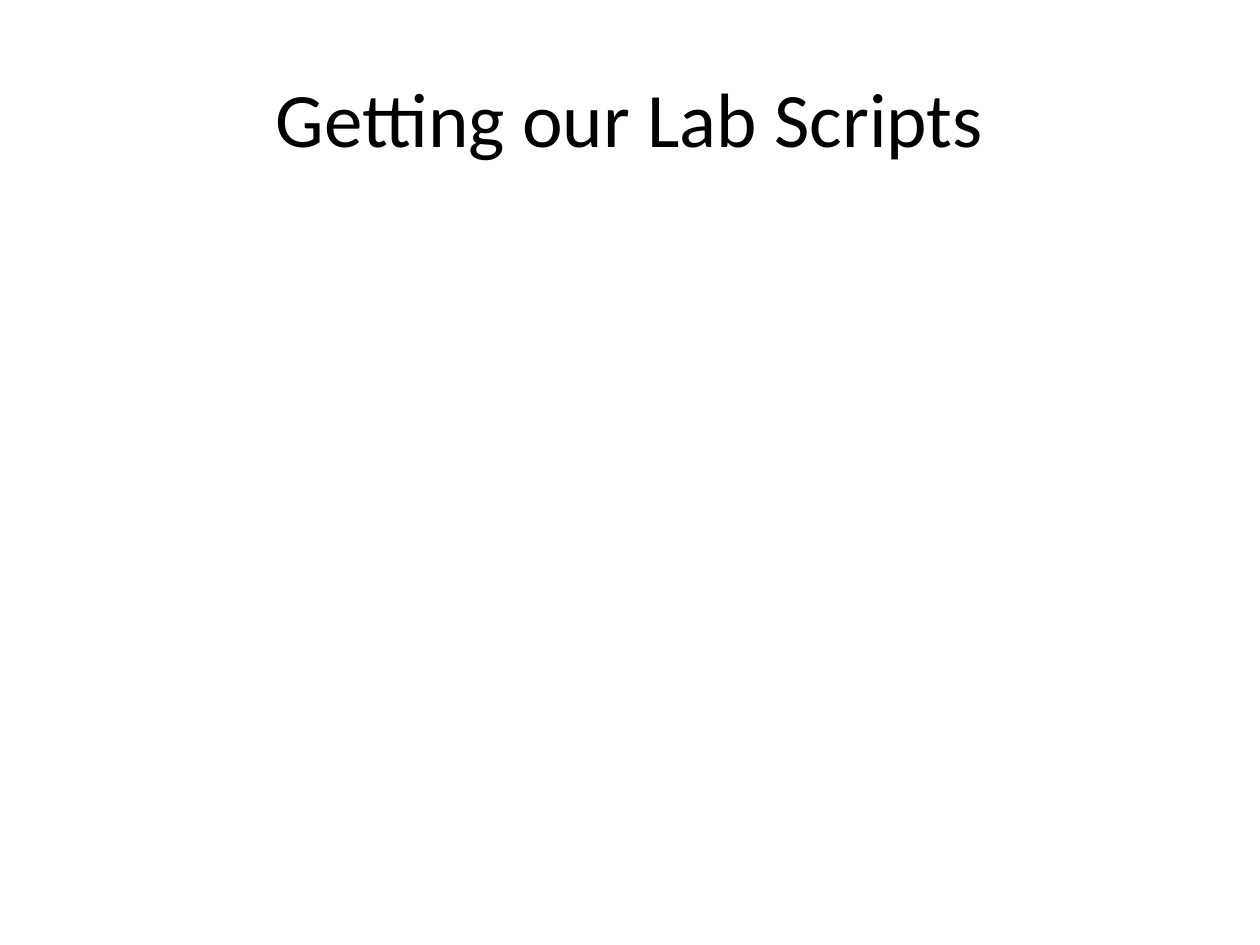
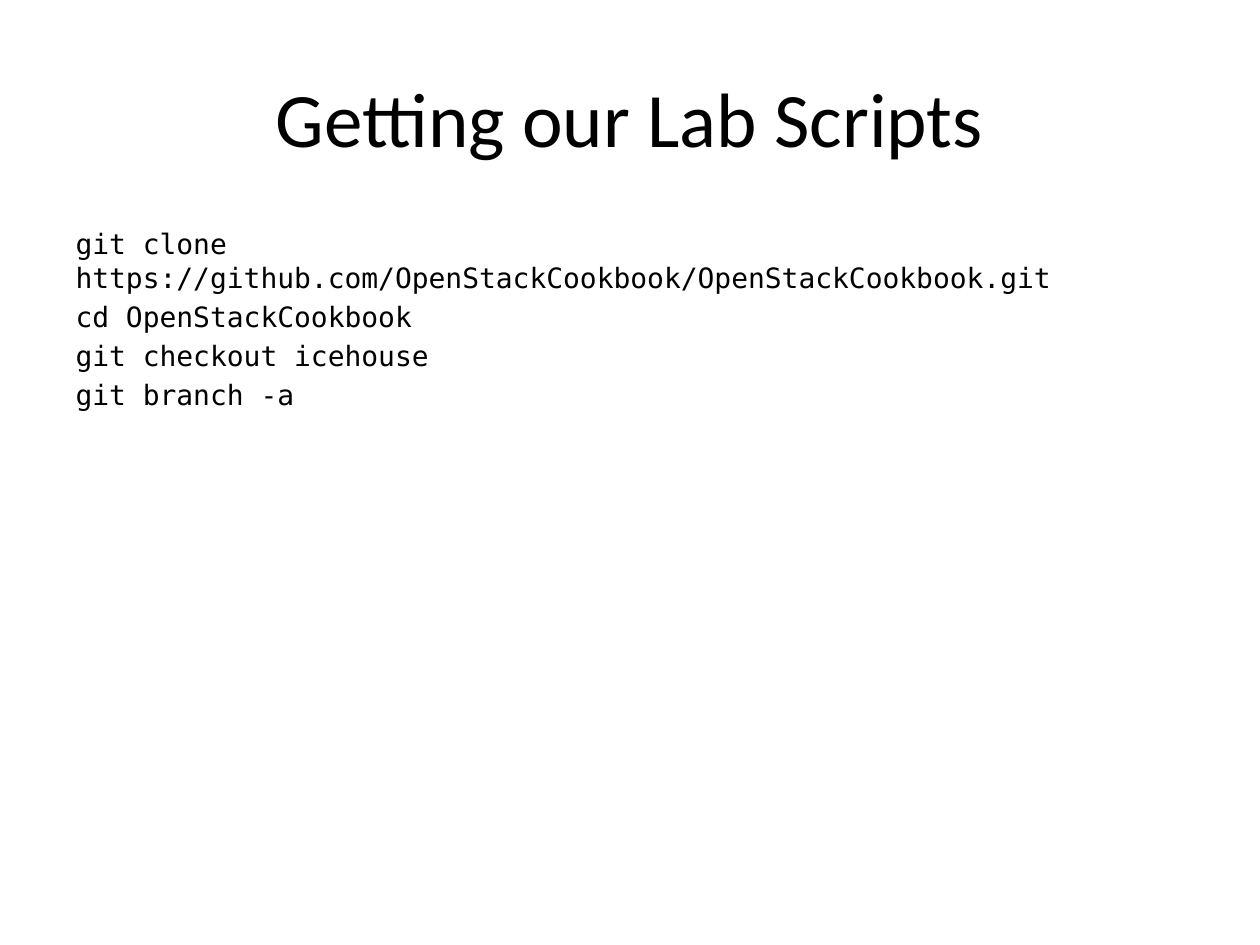
Before and after one commit to bunchc/Couch_to_OpenStack, a slide deck: slide 7 of slides/00-LabSetup.pptx (slide 10 before the commit). Drawn at 1260x945 pixels with LibreOffice and Linux fonts; fonts in the diff are those of the drawing. Boxes give left, top, right and bottom in pixels: in the first picture for what was removed or moved away, otherwise in the second. Text is boxed around its words. In the diff, an @@ line names an element or a change of style, - is before the commit and + after.

```diff
--- a/slides/00-LabSetup.pptx
+++ b/slides/00-LabSetup.pptx
@@ text added at (76,232,1051,411), 16 pt, text #000000 @@
+git clone https://github.com/OpenStackCookbook/OpenStackCookbook.git
+cd OpenStackCookbook
+git checkout icehouse
+git branch -a
```
Also in this commit, not shown: 1 other slide changed, 3 slides removed, 15 other files.
